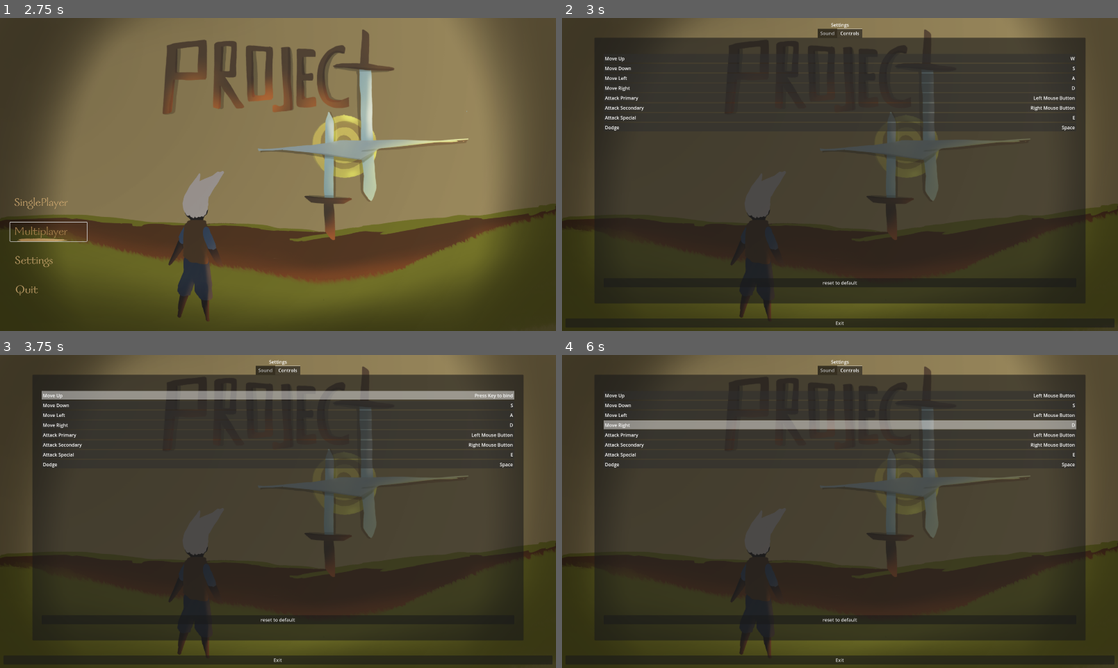
Above: before the commit, frames 1-4 (two rows, left to right).
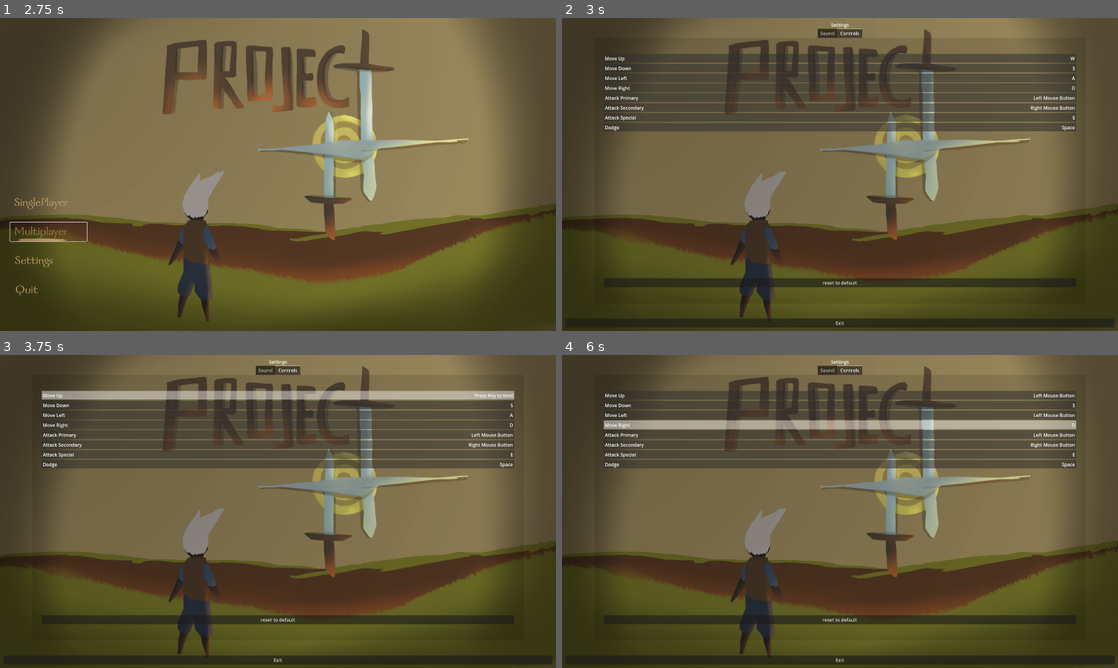
Above: after the commit, the same moments.

Repository: bradlycarpenter/Project-H-Phase-2
Game: Godot game, scene res://local_assets/main_menu/src/main_menu.tscn
Same seed, same stepped clock (60 frames per second), same inputs: the game is played once before the commit and once after it. This scene is started directly instead of the project's main scene.
Inputs (mouse positions are in pixels of both pictures, inside the frame that each line leads up to):
- Up to frame 1 (2.75 s): click (50, 202) at 0.5 s; click (50, 202) at 1.25 s; click (50, 230) at 2 s
- Up to frame 2 (3 s): click (612, 262) at 2.75 s
- Up to frame 3 (3.75 s): click (278, 395) at 3.52 s
- Up to frame 4 (6 s): click (840, 405) at 4.27 s; click (840, 414) at 5.02 s; click (840, 423) at 5.77 s

Frame 1 is identical in both runs. In frame 2, 51% of the frame differs, in the area x 5-95%, y 6-92%; in frame 3, 52%; in frame 4, 52%.

Commit message:
updated/pup_option_menu_container

Diff:
--- a/local_assets/main_menu/src/pup_option_menu_container.tscn
+++ b/local_assets/main_menu/src/pup_option_menu_container.tscn
@@ -1,7 +1,10 @@
-[gd_scene load_steps=5 format=3 uid="uid://dirbsyidpd2qh"]
+[gd_scene load_steps=6 format=3 uid="uid://dirbsyidpd2qh"]
 
 [ext_resource type="PackedScene" uid="uid://cf2hbr7q0taij" path="res://local_assets/main_menu/src/audio_slider_settings.tscn" id="1_6qmqt"]
 [ext_resource type="PackedScene" uid="uid://yqign3o5u5ca" path="res://local_assets/main_menu/src/rebind_settings.tscn" id="2_i7f0n"]
+
+[sub_resource type="StyleBoxFlat" id="StyleBoxFlat_vsfjr"]
+bg_color = Color(0, 0, 0, 0.113725)
 
 [sub_resource type="StyleBoxEmpty" id="StyleBoxEmpty_65aps"]
 
@@ -26,6 +29,7 @@
 offset_bottom = -100.0
 grow_horizontal = 2
 grow_vertical = 2
+theme_override_styles/panel = SubResource("StyleBoxFlat_vsfjr")
 tab_alignment = 1
 current_tab = 1
 
